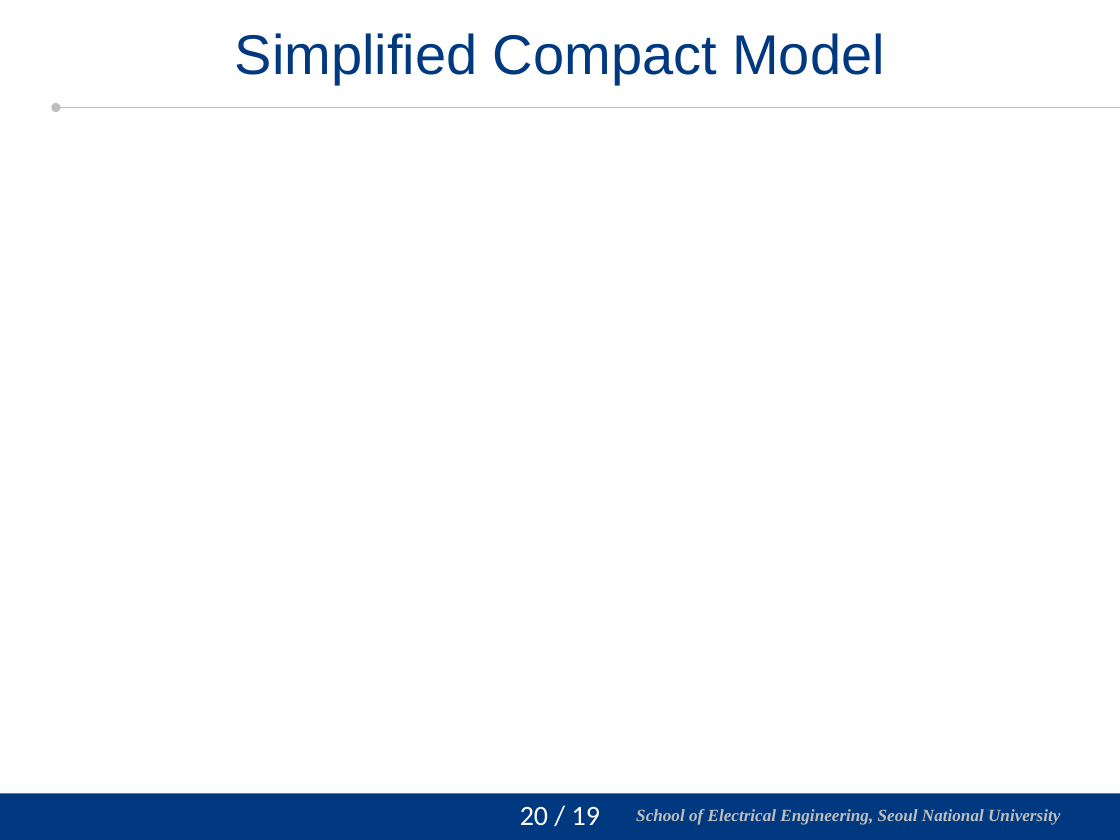
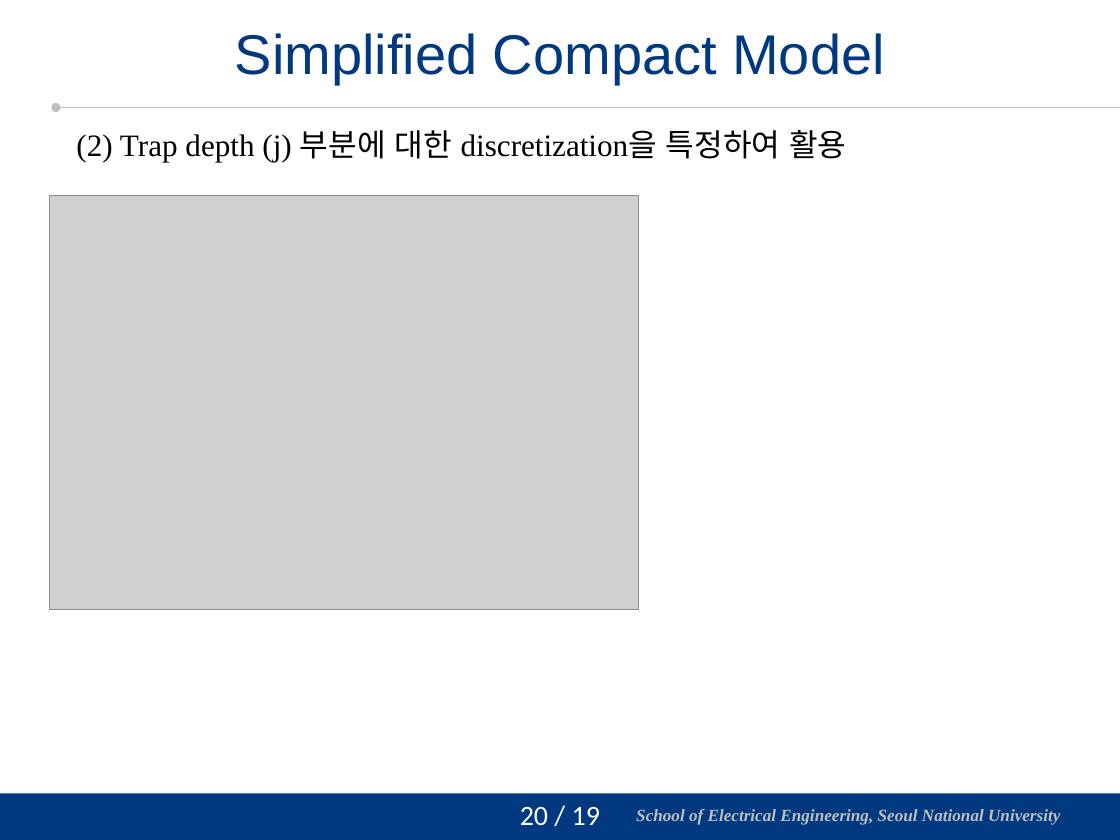
Before and after one commit to vectorcont62-dev/Graduation-SNU-MS, a slide deck: slide 21 of 진명 석사졸업 연구 정리 - 주요내용 보강.pptx. Drawn at 1120x840 pixels with LibreOffice and Linux fonts; fonts in the diff are those of the drawing; grey boxes stand for pictures; background and template pictures are left out. Boxes give left, top, right and bottom in pixels: in the first picture for what was removed or moved away, otherwise in the second. Text is boxed around its words. In the diff, an @@ line names an element or a change of style, - is before the commit and + after.

```diff
--- a/진명 석사졸업 연구 정리 - 주요내용 보강.pptx
+++ b/진명 석사졸업 연구 정리 - 주요내용 보강.pptx
@@ text added at (76,130,846,162), 20 pt, text #000000 @@
+(2) Trap depth (j) 부분에 대한 discretization을 특정하여 활용
@@ picture added at (49,196,638,609) @@
```
Also in this commit, not shown: 2 other slides changed.
